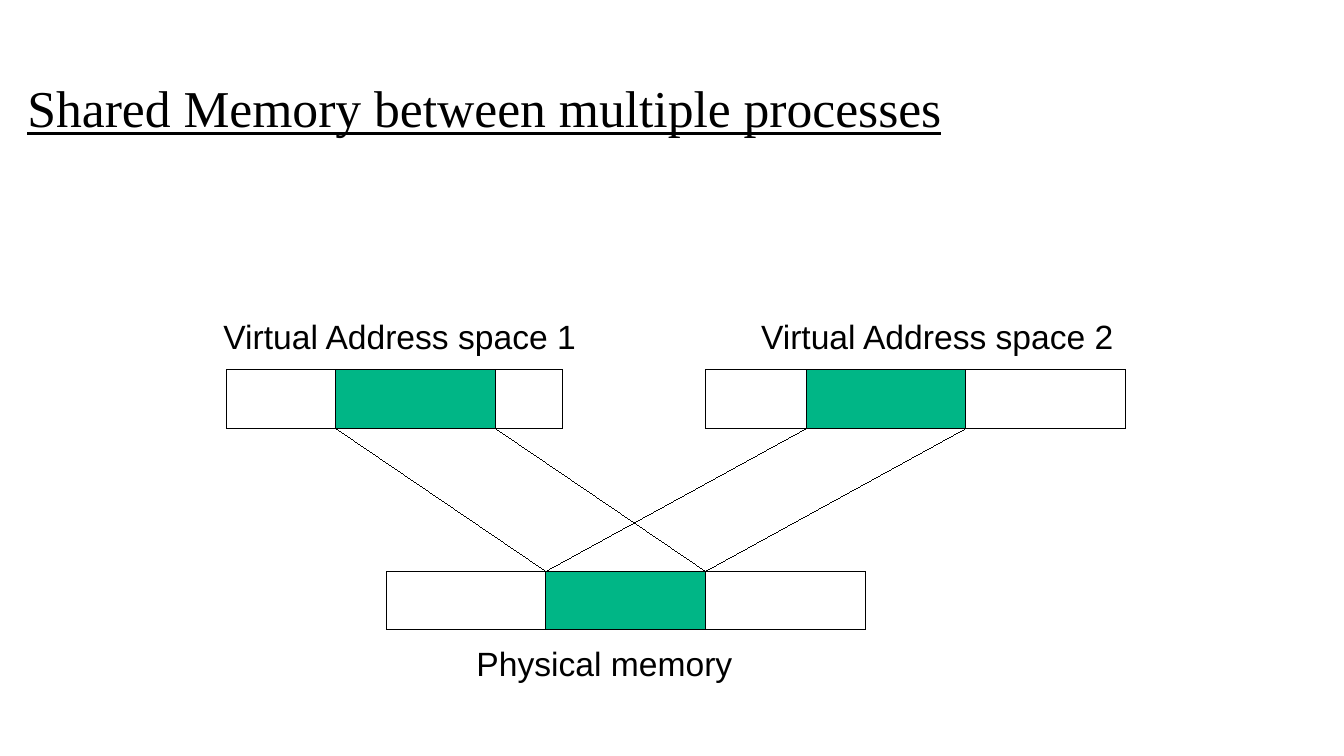
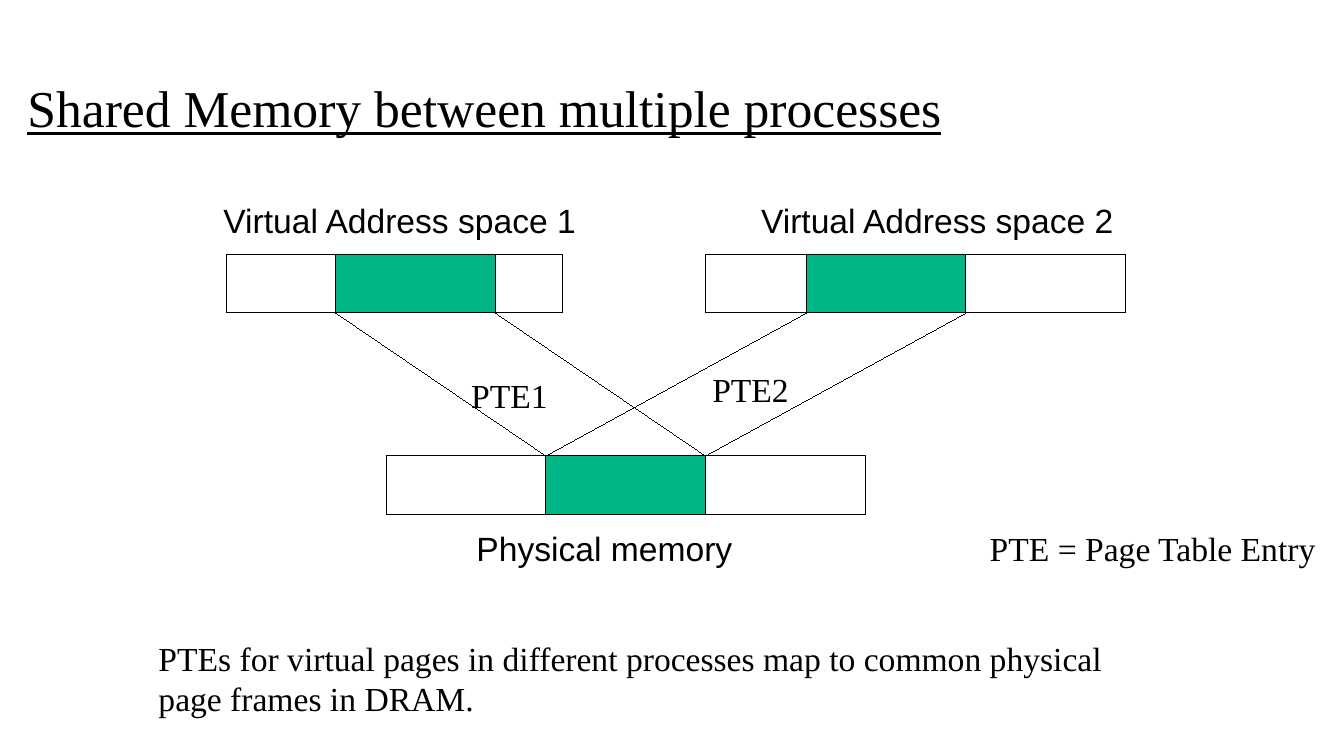
Before and after one commit to oscourse/oscourse.github.io, a slide deck: slide 21 of slides/page_replacement.pptx. Drawn at 1344x756 pixels with LibreOffice and Linux fonts; fonts in the diff are those of the drawing. Boxes give left, top, right and bottom in pixels: in the first picture for what was removed or moved away, otherwise in the second. Text is boxed around its words. In the diff, an @@ line names an element or a change of style, - is before the commit and + after.

```diff
--- a/slides/page_replacement.pptx
+++ b/slides/page_replacement.pptx
@@ 9 rectangles, 4 lines, 3 texts: place and size @@
-9 rectangles, 4 lines, 3 texts at [223,324,1125,683]
+9 rectangles, 4 lines, 3 texts at [223,208,1125,568]
@@ text added at [471,385,548,414], 24 pt, text #000000 @@
+PTE1
@@ text added at [712,379,789,402], 24 pt, text #000000 @@
+PTE2
@@ text added at [990,537,1316,568], 24 pt, text #000000 @@
+PTE = Page Table Entry
@@ text added at [158,647,1102,718], 24 pt, text #000000 @@
+PTEs for virtual pages in different processes map to common physical
+page frames in DRAM.
```
Also in this commit, not shown: 2 other slides changed, 1 other file.
